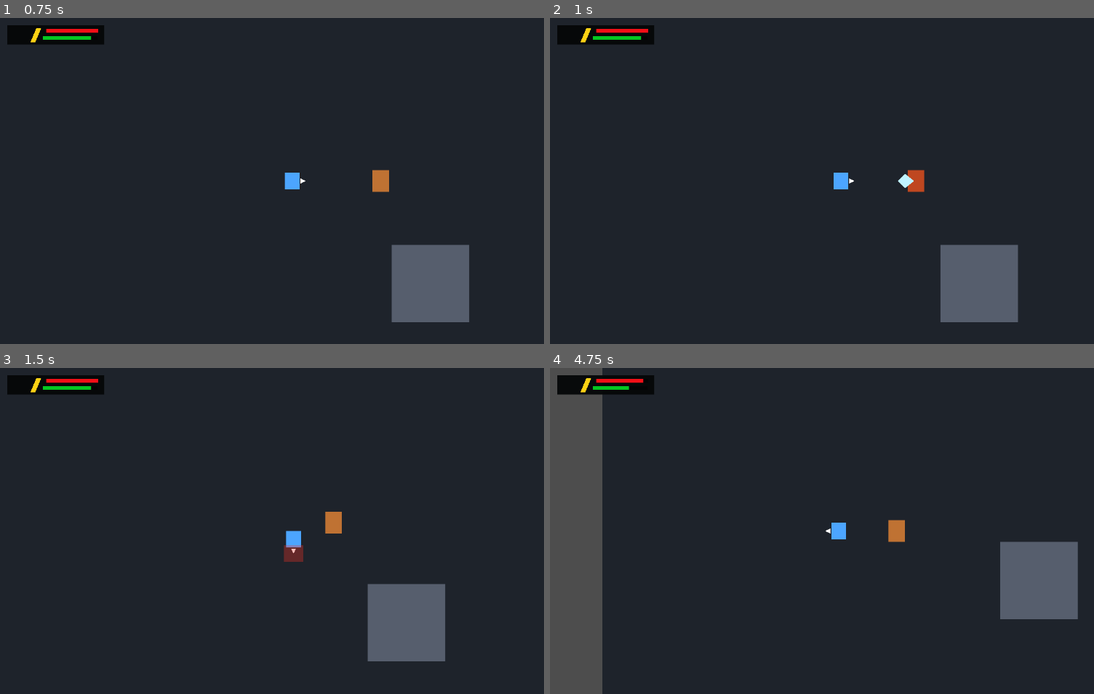
Above: before the commit, frames 1-4 (two rows, left to right).
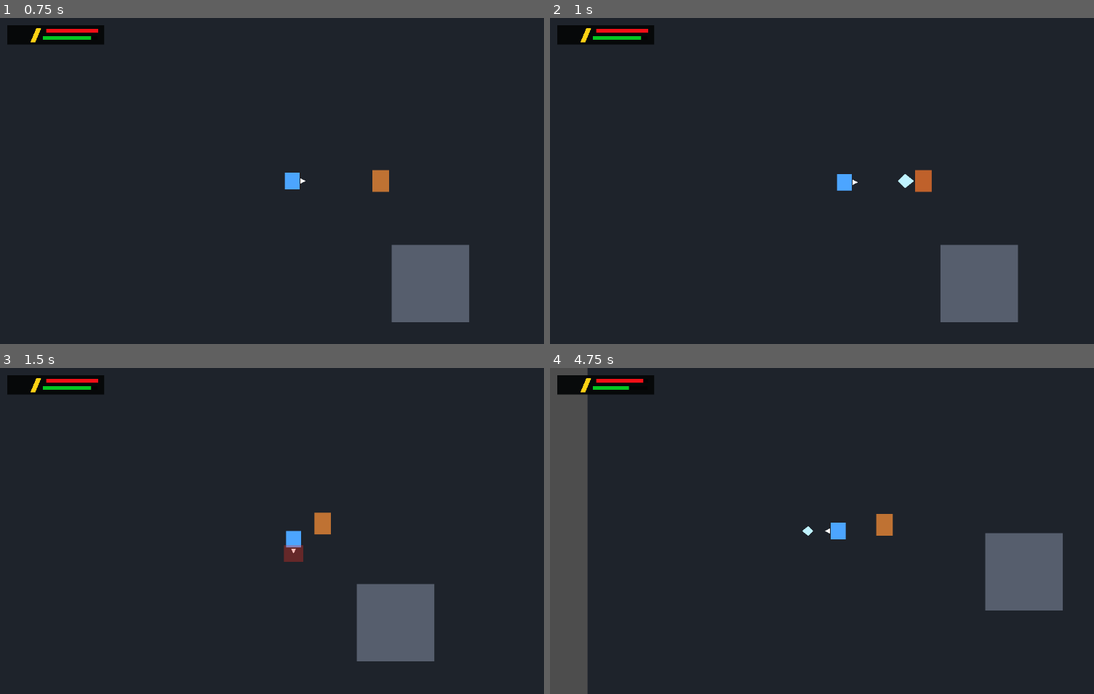
Above: after the commit, the same moments.

Repository: kikajima/dragonballsoullegacy
Game: Godot game, scene res://scenes/bootstrap/bootstrap.tscn
Two runs of this game, one before a commit and one after it. Both use one fixed random seed, a clock stepped at 60 frames per second and the inputs below.
Inputs:
- Up to frame 1 (0.75 s): hold D (move_right) from 0.53 s (still down); tap K (ki_blast) at 0.6 s
- Up to frame 2 (1 s): keep holding D (move_right)
- Up to frame 3 (1.5 s): release D (move_right) at 1.28 s; hold S (move_down) from 1.28 s (still down); tap J (attack) at 1.35 s
- Up to frame 4 (4.75 s): tap K (ki_blast) every 0.75 s from 1.55 to 4.55 s; release S (move_down) at 2.03 s; hold D (move_right) 2.03-2.78 s; hold Shift (block) 2.03-2.78 s; tap Enter at 2.75 s; hold W (move_up) 2.78-3.53 s; tap L (charge_ki) at 2.85 s; hold A (move_left) from 3.53 s (still down); tap Space (dash) at 3.6 s; tap E (interact) at 4.35 s

Frame 1 is identical in both runs. In frame 2, 0.4% of the frame differs, in the area x 52-71%, y 46-54%; in frame 3, 1.3%; in frame 4, 4.9%, in the area x 6-98%, y 0-100%.

Commit message:
feat: add buffered rapid-fire Ki Blast chain

Diff:
--- a/combat/ki/ki_blast_component.gd
+++ b/combat/ki/ki_blast_component.gd
@@ -4,12 +4,16 @@
 signal cast_started(facing: StringName)
 signal projectile_fired
 signal cast_finished
+signal cast_buffered(buffered_count: int)
 
 @export var projectile_scene: PackedScene
 @export var ki_component_path: NodePath
 @export var ki_cost: float = 12.0
-@export var cast_duration: float = 0.42
-@export var fire_at: float = 0.18
+@export var cast_duration: float = 0.32
+@export var fire_at: float = 0.12
+@export var chain_from: float = 0.24
+@export_range(1, 8, 1)
+var max_buffered_casts: int = 4
 @export var spawn_distance: float = 18.0
 
 @onready var ki_component: KiComponent = get_node(ki_component_path) as KiComponent
@@ -19,8 +23,70 @@
 var _fired: bool = false
 var _cast_facing: StringName = &"down"
 
+var _buffered_facings: Array[StringName] = []
+
 func start_cast(facing: StringName) -> bool:
-	if _casting or projectile_scene == null or ki_component == null:
+	if _casting:
+		return false
+
+	return _begin_cast(facing)
+
+func buffer_cast(facing: StringName) -> bool:
+	if not _casting:
+		return start_cast(facing)
+
+	if projectile_scene == null or ki_component == null:
+		return false
+
+	if _buffered_facings.size() >= max_buffered_casts:
+		return false
+
+	var reserved_cost := ki_cost * float(_buffered_facings.size() + 1)
+	if not ki_component.can_consume(reserved_cost):
+		return false
+
+	_buffered_facings.append(facing)
+	cast_buffered.emit(_buffered_facings.size())
+
+	if _elapsed >= chain_from:
+		_consume_next_buffered_cast()
+
+	return true
+
+func tick_cast(caster: Node2D, delta: float) -> void:
+	if not _casting:
+		return
+
+	_elapsed += delta
+
+	if not _fired and _elapsed >= fire_at:
+		_fire(caster)
+
+	if not _buffered_facings.is_empty() and _elapsed >= chain_from:
+		_consume_next_buffered_cast()
+		return
+
+	if _elapsed >= cast_duration:
+		_finish_cast()
+
+func cancel_cast() -> void:
+	if not _casting:
+		return
+
+	_buffered_facings.clear()
+	_finish_cast()
+
+func is_casting() -> bool:
+	return _casting
+
+func get_cast_facing() -> StringName:
+	return _cast_facing
+
+func get_buffered_cast_count() -> int:
+	return _buffered_facings.size()
+
+func _begin_cast(facing: StringName) -> bool:
+	if projectile_scene == null or ki_component == null:
 		return false
 
 	if not ki_component.consume(ki_cost):
@@ -33,29 +99,15 @@
 	cast_started.emit(_cast_facing)
 	return true
 
-func tick_cast(caster: Node2D, delta: float) -> void:
-	if not _casting:
+func _consume_next_buffered_cast() -> void:
+	if _buffered_facings.is_empty():
 		return
 
-	_elapsed += delta
+	var next_facing := _buffered_facings.pop_front()
 
-	if not _fired and _elapsed >= fire_at:
-		_fire(caster)
-
-	if _elapsed >= cast_duration:
+	if not _begin_cast(next_facing):
+		_buffered_facings.clear()
 		_finish_cast()
-
-func cancel_cast() -> void:
-	if not _casting:
-		return
-
-	_finish_cast()
-
-func is_casting() -> bool:
-	return _casting
-
-func get_cast_facing() -> StringName:
-	return _cast_facing
 
 func _fire(caster: Node2D) -> void:
 	_fired = true
